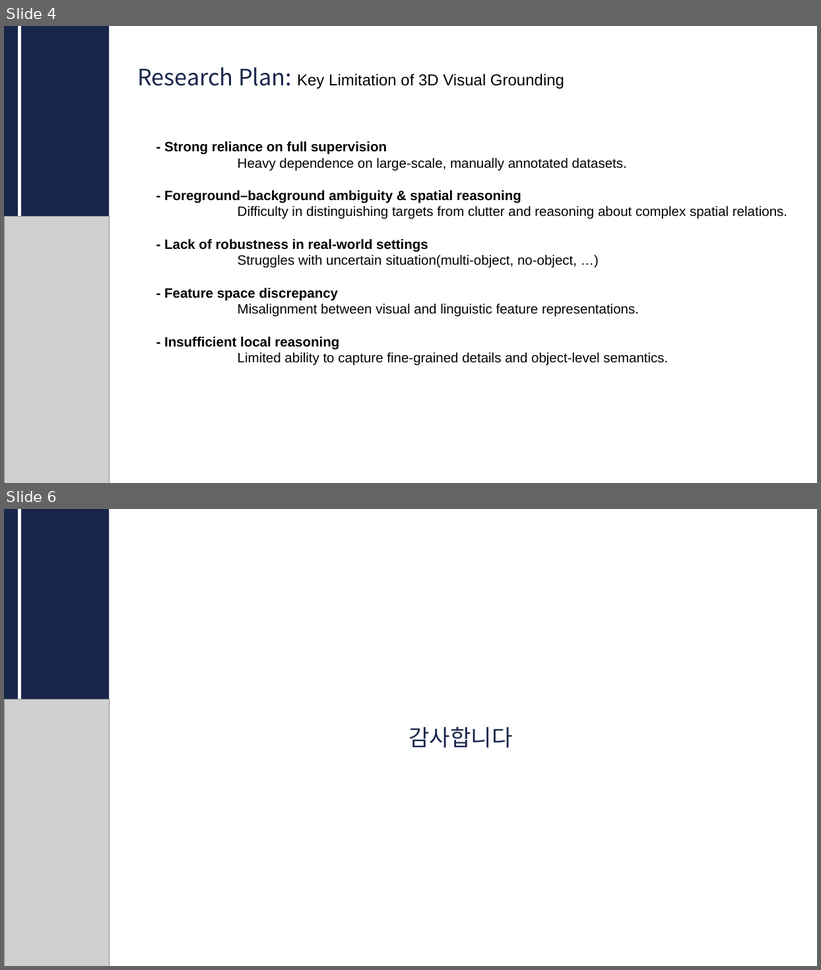
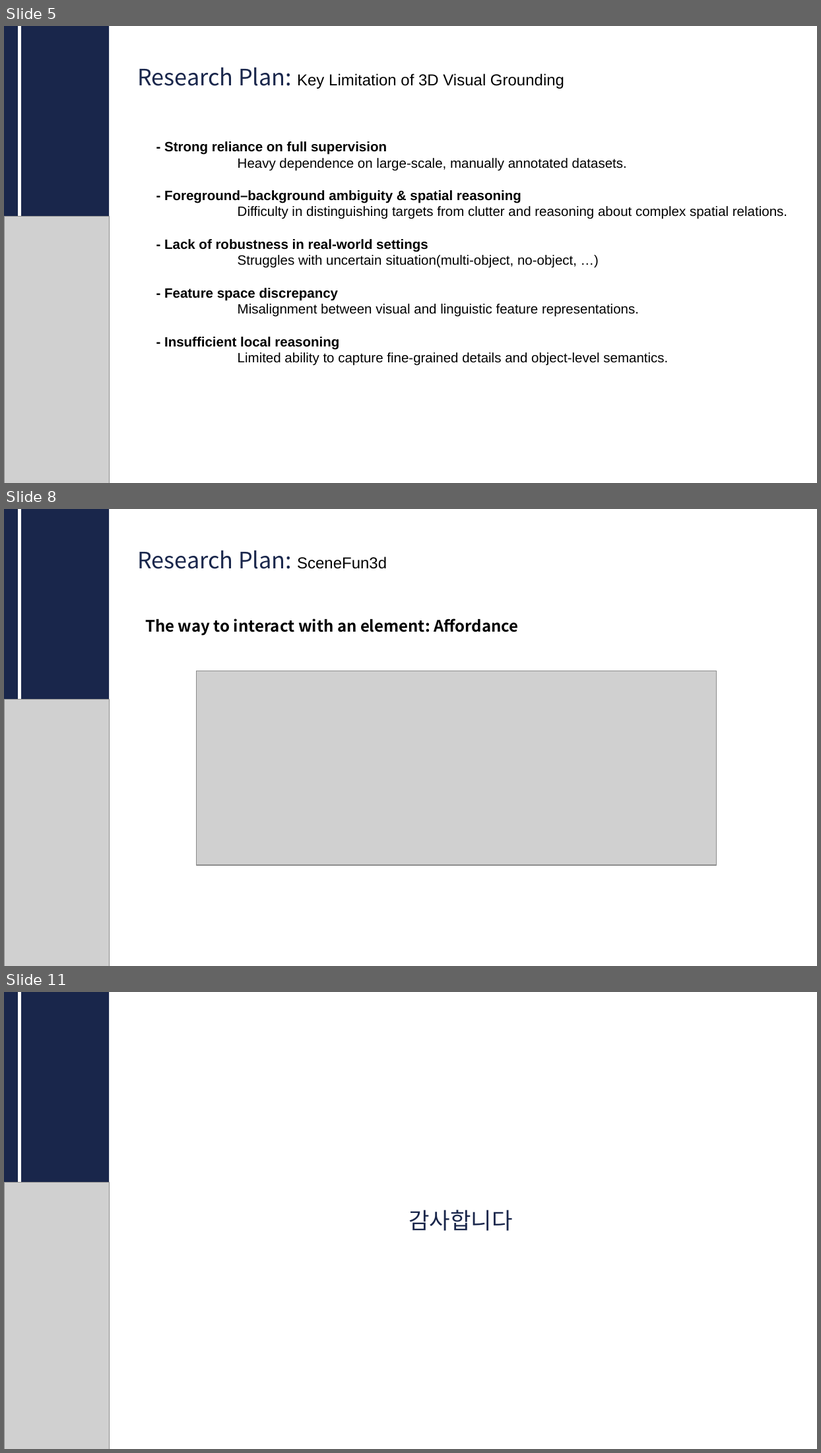
Before and after one commit to CUAI-CAU/2025-2_Research, a slide deck: MM_01/[리서치 MM1팀]2차발표_1104.pptx. Shown one above the other, each under a label of ours: slides 4 and 6 before the commit, slides 5, 8 and 11 after it; the slides between them are not shown. The pictures are 821x970 and 821x1453 pixels, drawn with LibreOffice and Linux fonts; fonts in the diff are those of the drawing; grey boxes stand for pictures. Boxes give left, top, right and bottom in pixels: in the first picture for what was removed or moved away, otherwise in the second. Text is boxed around its words. In the diff, an @@ line names an element or a change of style, - is before the commit and + after.

```diff
--- a/MM_01/[리서치 MM1팀]2차발표_1104.pptx
+++ b/MM_01/[리서치 MM1팀]2차발표_1104.pptx
@@ slide 8 added at [4, 509, 817, 966], background #FFFFFF @@
@@ rectangle added at [4, 509, 109, 966], fill #19264B @@
@@ line added from (19, 509) to (19, 700), #FFFFFF 3 pt @@
@@ text added at [137, 550, 387, 569], 20 pt, text #19264B @@
+Research Plan: SceneFun3d
@@ text added at [145, 619, 518, 636], 14 pt, text #000000, bold @@
+The way to interact with an element: Affordance
@@ picture added at [197, 671, 717, 865] @@
@@ picture added at [4, 700, 108, 966] @@
@@ what was slide 4 is now slide 5 @@
@@ what was slide 6 is now slide 11 @@
```
Also in this commit, not shown: 1 slide changed, 4 other slides added.
